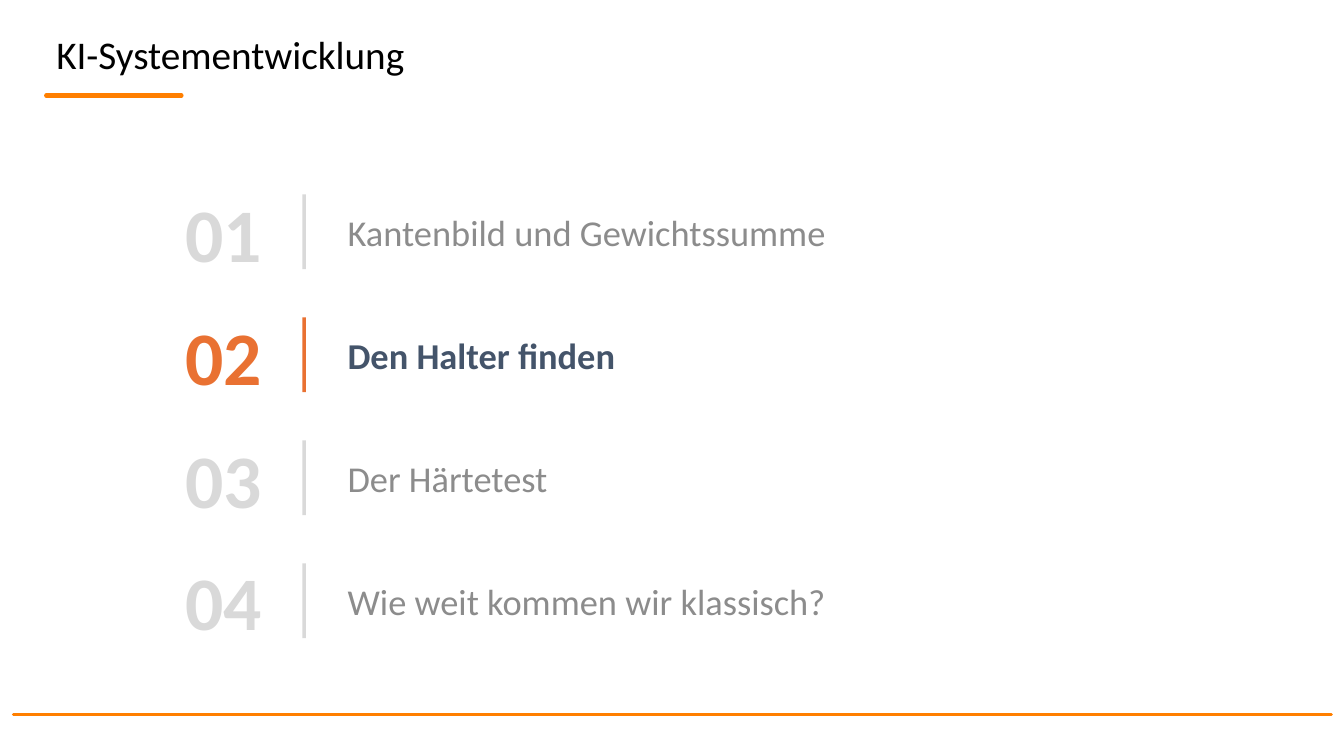
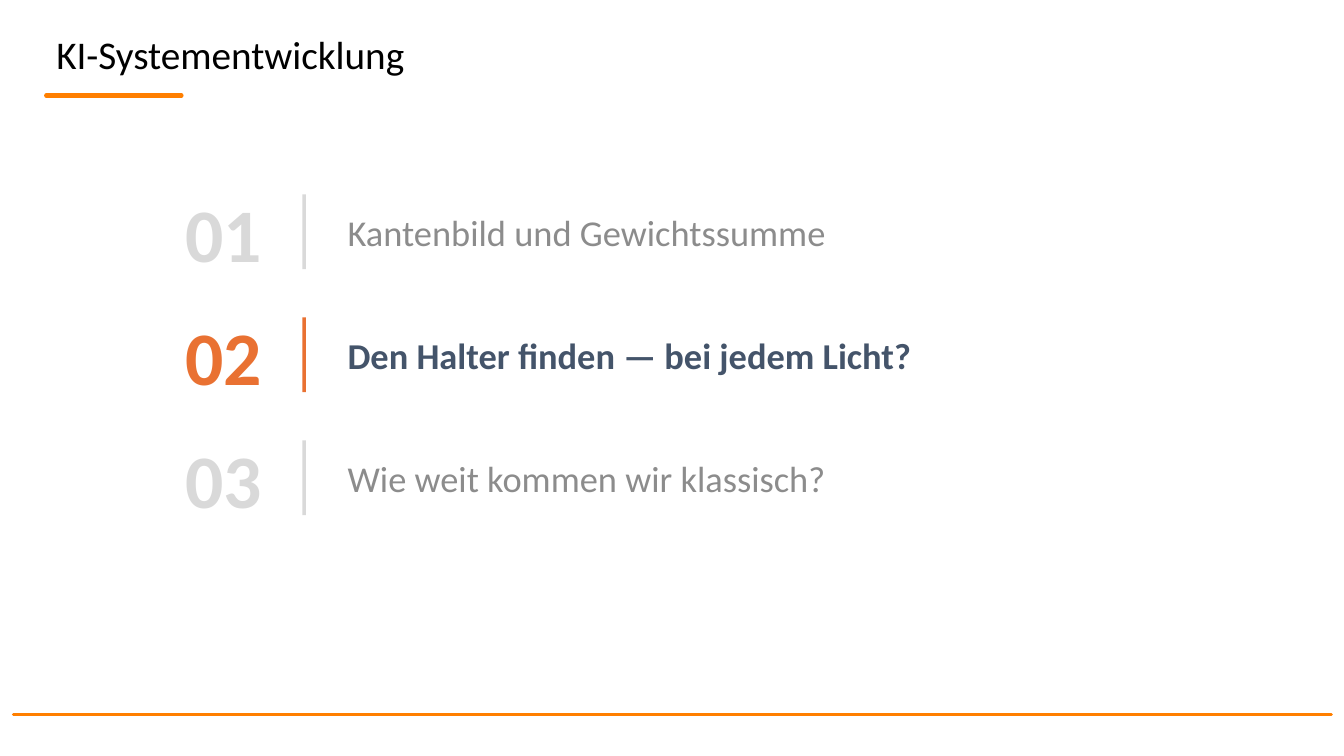
Before and after one commit to sschaffenroth/2627_KI2_KISE, a slide deck: slide 9 of 06_2026-10-27_Den_Halter_finden/01_Folien_Merkmale.pptx. Drawn at 1344x756 pixels with LibreOffice and Linux fonts; fonts in the diff are those of the drawing; background and template pictures are left out. Boxes give left, top, right and bottom in pixels: in the first picture for what was removed or moved away, otherwise in the second. Text is boxed around its words. In the diff, an @@ line names an element or a change of style, - is before the commit and + after.

```diff
--- a/06_2026-10-27_Den_Halter_finden/01_Folien_Merkmale.pptx
+++ b/06_2026-10-27_Den_Halter_finden/01_Folien_Merkmale.pptx
@@ text at bbox=[348, 343, 911, 375]: text changed @@
-Den Halter finden
+Den Halter finden — bei jedem Licht?
@@ text at bbox=[348, 467, 826, 492]: text changed @@
-Der Härtetest
+Wie weit kommen wir klassisch?
@@ text removed at bbox=[186, 559, 263, 651] @@
-04
@@ rectangle removed at bbox=[302, 564, 307, 638] @@
@@ text removed at bbox=[348, 590, 826, 615] @@
-Wie weit kommen wir klassisch?
```
Also in this commit, not shown: 4 other slides changed, 3 slides added, 4 slides removed, 2 other files.
